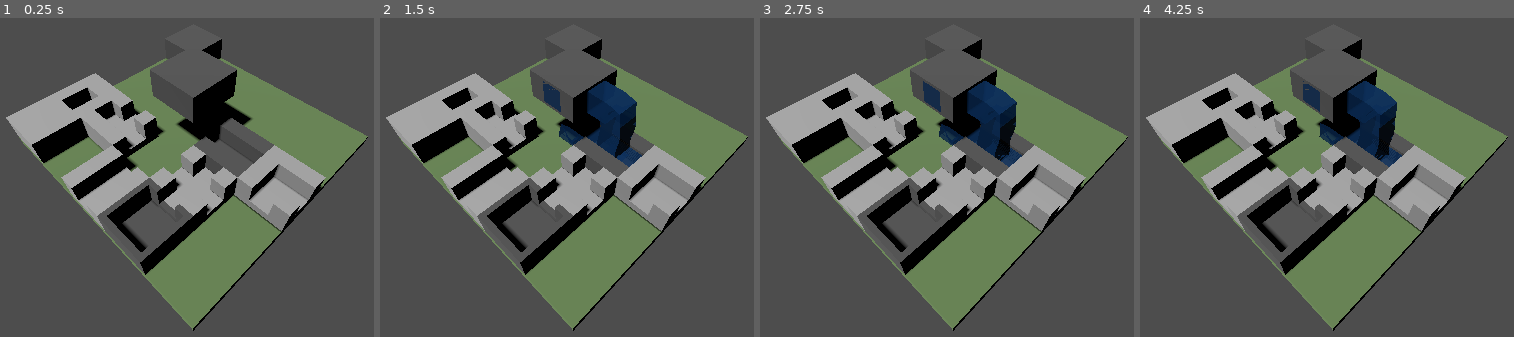
Above: before the commit, frames 1-4 (left to right).
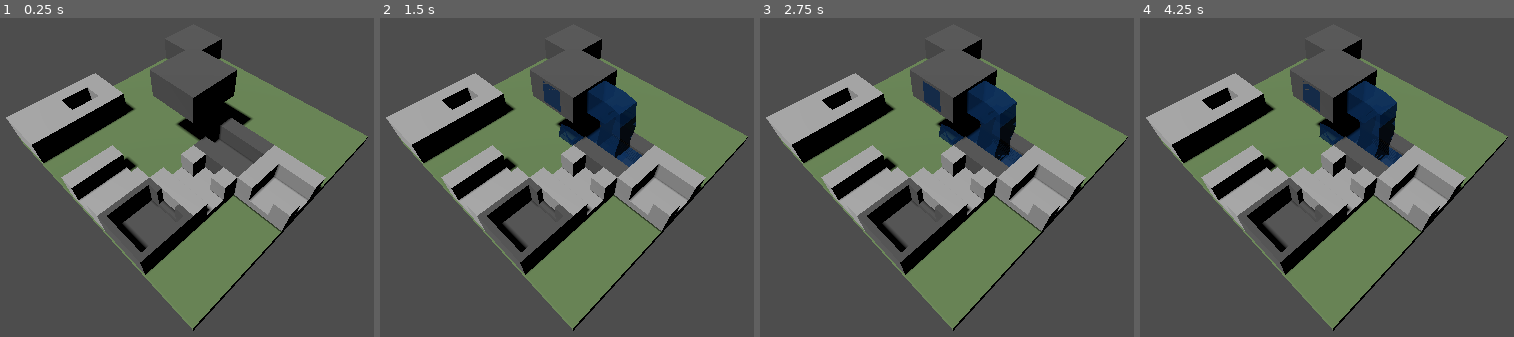
Above: after the commit, the same moments.

Repository: slc142/fountain-wolf
Game: Godot game, scene res://Scenes/Main.tscn
The game is run twice, just before and just after one commit, with the same random seed, the same clock (stepped at 60 frames per second) and the same inputs.
Inputs (mouse positions are in pixels of both pictures, inside the frame that each line leads up to):
- Up to frame 1 (0.25 s): no input
- Up to frame 2 (1.5 s): move the mouse to (750, 164) at 0.52 s; click (750, 164) at 0.67 s; drag from (413, 209) to (533, 276) at 1.27 s
- Up to frame 3 (2.75 s): tap Enter at 2 s; move the mouse to (1033, 88) at 2.02 s; click (1033, 88) at 2.17 s
- Up to frame 4 (4.25 s): drag from (1293, 276) to (outside the picture) at 2.77 s; move the mouse to (outside the picture) at 3.52 s; click (outside the picture) at 3.67 s

The runs differ from the first frame. In frame 1, 2.6% of the frame differs, in the area x 21-49%, y 23-61%; in frame 2, 2.6%; in frame 3, 2.6%; in frame 4, 2.6%.

Commit message:
Add partial flow recalculation

Diff:
--- a/Scenes/Main.tscn
+++ b/Scenes/Main.tscn
@@ -81,10 +81,11 @@
 grid_manager = NodePath("../GridManager")
 water_path_manager = NodePath("../WaterPathManager")
 
-[node name="InputHandler" type="Node3D" parent="." node_paths=PackedStringArray("grid_manager", "flow_controller", "camera")]
+[node name="InputHandler" type="Node3D" parent="." node_paths=PackedStringArray("grid_manager", "flow_controller", "level_manager", "camera")]
 script = ExtResource("5_pbw6q")
 grid_manager = NodePath("../GridManager")
 flow_controller = NodePath("../FlowController")
+level_manager = NodePath("../LevelManager")
 camera = NodePath("../Camera3D")
 drop_indicator_material = SubResource("StandardMaterial3D_frkhe")
 
--- a/Scripts/Core/FlowController.gd
+++ b/Scripts/Core/FlowController.gd
@@ -10,6 +10,7 @@
 var visited_coords: Array[Vector3i] = [] # Track coordinates visited by water
 var goal_reached: bool = false
 var total_animation_time: float = 0.0
+var flow_path: Array[Vector3i] = [] # Ordered path from source to end
 
 func calculate_flow(start_coord: Vector3i, start_direction: Vector3i):
 	water_path_manager.clear_paths()
@@ -47,9 +48,10 @@
 func _trace_branch(current_coord: Vector3i, entry_dir: Vector3i, current_points: Array, accumulated_delay: float):
 	var center_pos = grid_manager.grid_to_world(current_coord)
 
-	# Track visited coordinates
+	# Track visited coordinates and build flow path
 	if current_coord not in visited_coords:
 		visited_coords.append(current_coord)
+		flow_path.append(current_coord)
 
 	# Check if this is the goal position
 	var level_manager = get_node_or_null("../LevelManager")
@@ -202,3 +204,147 @@
 		branches = old_branches
 		visited_coords = old_visited
 		goal_reached = old_goal_reached
+
+func recalculate_flow_from_point(changed_coord: Vector3i):
+	"""Recalculate flow only from a specific point onward"""
+
+	# Find the changed coordinate in the current flow path
+	var changed_index = flow_path.find(changed_coord)
+	if changed_index == -1:
+		# if the piece is outside the flow path, then it will not change the flow, so don't recalculate
+		print("Changed coordinate ", changed_coord, " not in current flow path")
+		return
+
+	print("Recalculating flow from changed coordinate: ", changed_coord)
+
+	# For partial recalculation, we need to start from the coordinate BEFORE the changed one
+	# because the changed coordinate might be empty (piece was removed)
+	var recalc_coord = changed_coord
+	var recalc_entry_dir = Vector3i.DOWN  # Default entry direction
+
+	if changed_index > 0:
+		# Start from the previous coordinate in the path
+		recalc_coord = flow_path[changed_index - 1]
+		recalc_entry_dir = _get_entry_direction_for_coord(recalc_coord, changed_index - 1)
+		print("Recalculating from previous coordinate: ", recalc_coord, " with entry: ", recalc_entry_dir)
+
+	# Clear only the paths that come after the changed point and get entry direction
+	var entry_dir = _clear_paths_from_index(changed_index - 1)
+	if entry_dir == null:
+		print("Cannot determine entry direction - doing full recalculation")
+		calculate_full_flow()
+		return
+
+	# Recalculate flow from the recalculation coordinate
+	_trace_branch(recalc_coord, recalc_entry_dir, [], _get_delay_up_to_index(changed_index - 1))
+
+	# Recalculate animation time and create new paths
+	_recalculate_animation_time()
+	_create_flow_paths()
+
+func calculate_full_flow():
+	"""Perform full flow recalculation (original method)"""
+	var level_manager = get_node_or_null("../LevelManager")
+	if level_manager:
+		calculate_flow(level_manager.source_position, level_manager.source_direction)
+	else:
+		calculate_flow(Vector3i(0, 2, 0), Vector3i.FORWARD)
+
+func _clear_paths_from_index(start_index: int):
+	"""Clear flow path and branches from a specific index"""
+	print("=== DEBUG: _clear_paths_from_index called with start_index: ", start_index)
+	print("Current flow_path.size(): ", flow_path.size())
+	print("Current branches.size(): ", branches.size())
+
+	if start_index >= 0 and start_index < flow_path.size():
+		# Store entry direction before clearing the path
+		var entry_dir = _get_entry_direction_for_coord(flow_path[start_index], start_index)
+
+		# Clear visited_coords for coordinates that are being removed from flow_path
+		# This allows them to be re-added during recalculation
+		var coords_to_remove = flow_path.slice(start_index)
+		for coord in coords_to_remove:
+			visited_coords.erase(coord)
+
+		# Clear only the part of the path that comes after the changed point
+		flow_path = flow_path.slice(0, start_index)
+		print("After truncation, flow_path.size(): ", flow_path.size())
+
+		# Clear only the water paths that come after the changed point
+		water_path_manager.remove_paths_from_index(start_index, branches.size())
+
+		# Clear branches that correspond to removed path segments
+		var branches_to_remove = []
+		for i in range(branches.size()):
+			var branch = branches[i]
+			# Check if this branch contains any coordinate from the removed flow path segment
+			var should_remove = false
+			for point in branch["points"]:
+				if point is Dictionary:
+					var point_coord = grid_manager.world_to_grid(point["pos"])
+					# Remove if this point was in the part of flow_path that was truncated
+					if point_coord in coords_to_remove:
+						should_remove = true
+						break
+
+			if should_remove:
+				branches_to_remove.append(i)
+				print("Marking branch ", i, " for removal (contains removed coordinate)")
+
+		print("Branches to remove: ", branches_to_remove)
+
+		# Remove branches in reverse order to maintain indices
+		for i in range(branches_to_remove.size() - 1, -1, -1):
+			var branch_index = branches_to_remove[i]
+			branches.remove_at(branch_index)
+			print("Removed branch at index ", branch_index)
+
+		print("After removal, branches.size(): ", branches.size())
+
+		# Return the stored entry direction for use in recalculation
+		return entry_dir
+
+	return null
+
+func _get_entry_direction_for_coord(coord: Vector3i, index: int) -> Vector3i:
+	"""Get the entry direction for a coordinate in the flow path"""
+	if index == 0:
+		# This is the source coordinate
+		var level_manager = get_node_or_null("../LevelManager")
+		return level_manager.source_direction if level_manager else Vector3i.FORWARD
+
+	# Entry direction is from the previous coordinate in the path
+	var prev_coord = flow_path[index - 1]
+	return coord - prev_coord
+
+func _get_delay_up_to_index(index: int) -> float:
+	"""Get the accumulated delay up to a specific index in the flow path"""
+	return index * delay_factor
+
+func _recalculate_animation_time():
+	"""Recalculate total animation time for current branches"""
+	total_animation_time = 0.0
+	for b in branches:
+		var path_length = 0.0
+		if b["points"].size() >= 2:
+			# Calculate approximate path length
+			for i in range(1, b["points"].size()):
+				var prev_pos = b["points"][i-1]["pos"] if b["points"][i-1] is Dictionary else b["points"][i-1]
+				var curr_pos = b["points"][i]["pos"] if b["points"][i] is Dictionary else b["points"][i]
+				path_length += prev_pos.distance_to(curr_pos)
+
+		var flow_duration = path_length / 2.0  # Same as in WaterPathManager
+		var total_time = b["delay"] + flow_duration
+		if total_time > total_animation_time:
+			total_animation_time = total_time
+
+func _create_flow_paths():
+	"""Create flow paths from current branches"""
+	for b in branches:
+		water_path_manager.create_flow_branch(b["points"], b["delay"])
+
+	# Always start the victory check timer
+	if goal_reached:
+		_start_victory_check_timer()
+	else:
+		print("Goal not reached. Flow calculation complete.")
--- a/Scripts/Core/InputHandler.gd
+++ b/Scripts/Core/InputHandler.gd
@@ -91,6 +91,13 @@
 			dragged_piece_data = grid_manager.grid[coord]
 			grid_manager.grid.erase(coord)
 
+			# Recalculate flow immediately when piece is picked up
+			if level_manager:
+				level_manager.recalculate_flow(selected_coord)
+			else:
+				# Fallback to hardcoded values if LevelManager not set
+				flow_controller.calculate_flow(Vector3i(0,2,0), Vector3i.FORWARD)
+
 			# Visual feedback: Lift piece slightly
 			dragged_piece_data["node"].position.y += 0.5
 
@@ -101,6 +108,7 @@
 	if not is_dragging: return
 
 	var ray_result = shoot_ray()
+	var placed_coord = null
 	if ray_result:
 		var target_coord = grid_manager.world_to_grid(ray_result.position)
 
@@ -109,6 +117,7 @@
 			# Place piece at new location
 			dragged_piece_data["node"].position = grid_manager.grid_to_world(target_coord)
 			grid_manager.grid[target_coord] = dragged_piece_data
+			placed_coord = target_coord
 			print("placed at:", target_coord)
 		else:
 			# Find the highest occupied position at this X,Z coordinate
@@ -123,6 +132,7 @@
 			dragged_piece_data["node"].position = grid_manager.grid_to_world(top_coord)
 			grid_manager.grid[top_coord] = dragged_piece_data
 			print("placed on top at:", top_coord)
+			placed_coord = top_coord
 	else:
 		# return the piece to its original location
 		dragged_piece_data["node"].position = grid_manager.grid_to_world(selected_coord)
@@ -138,7 +148,9 @@
 
 	# Recalculate flow whenever a piece is moved
 	if level_manager:
-		level_manager.recalculate_flow()
+		# Use the target coordinate for partial recalculation
+		if ray_result:
+			level_manager.recalculate_flow(placed_coord)
 	else:
 		# Fallback to hardcoded values if LevelManager not set
 		flow_controller.calculate_flow(Vector3i(0,2,0), Vector3i.FORWARD)
--- a/Scripts/Core/LevelManager.gd
+++ b/Scripts/Core/LevelManager.gd
@@ -46,9 +46,14 @@
 	"""Get current goal position and direction"""
 	return {"position": goal_position, "direction": goal_direction}
 
-func recalculate_flow():
-	"""Recalculate flow from current source position"""
-	flow_controller.calculate_flow(source_position, source_direction)
+func recalculate_flow(from_coord: Vector3i = Vector3i(-999, -999, -999)):
+	"""Recalculate flow from source or from a specific coordinate"""
+	if from_coord != Vector3i(-999, -999, -999):
+		# Partial recalculation from specific coordinate
+		flow_controller.recalculate_flow_from_point(from_coord)
+	else:
+		# Full recalculation from source
+		flow_controller.calculate_flow(source_position, source_direction)
 
 func check_win_condition() -> bool:
 	"""Check if water reaches the goal piece"""
--- a/Scripts/Core/Main.gd
+++ b/Scripts/Core/Main.gd
@@ -47,8 +47,8 @@
 	# Add piece placements to level
 	level.add_piece_placement(Vector3i(1,0,0), straight_x_fixed)  # Another straight X
 	level.add_piece_placement(Vector3i(2,0,0), turn)  # Turn piece
-	level.add_piece_placement(Vector3i(-1,0,1), t_piece)  # T-piece
-	level.add_piece_placement(Vector3i(1,0,1), cross_piece)  # Cross piece
+	level.add_piece_placement(Vector3i(1,0,1), t_piece)  # T-piece
+	# level.add_piece_placement(Vector3i(1,0,1), cross_piece)  # Cross piece
 	level.add_piece_placement(Vector3i(-2,0,2), block_piece)  # Block
 	level.add_piece_placement(Vector3i(-2,0,1), one_exit_piece)  # One-exit
 	level.add_piece_placement(Vector3i(0,0,2), straight_z)  # Straight Z for testing
--- a/Scripts/Core/WaterPathManager.gd
+++ b/Scripts/Core/WaterPathManager.gd
@@ -9,6 +9,61 @@
 	for p in active_paths:
 		p.queue_free()
 	active_paths.clear()
+
+func remove_paths_from_index(start_index: int, total_branches: int):
+	"""Remove only paths that correspond to branches from a specific index"""
+	print("=== DEBUG: remove_paths_from_index called ===")
+	print("start_index: ", start_index)
+	print("active_paths.size(): ", active_paths.size())
+
+	# Get reference to FlowController to access branch information
+	var flow_controller = get_node_or_null("../FlowController")
+	if not flow_controller:
+		print("Warning: Cannot access FlowController for selective path removal")
+		return
+
+	var branches = flow_controller.branches
+	print("branches.size(): ", branches.size())
+
+	var paths_to_remove = []
+
+	# Find which branches should be removed based on their delay
+	# Branches are stored in order, so we can match them to paths
+	var branch_index = 0
+	var path_index = 0
+
+	while branch_index < branches.size() and path_index < active_paths.size():
+		var _branch = branches[branch_index]
+
+		# Check if this branch should be removed
+		if branch_index >= start_index:
+			# Remove both mesh and path_node for this branch
+			if path_index < active_paths.size():
+				paths_to_remove.append(active_paths[path_index])  # mesh
+				print("Marking path[", path_index, "] for removal (branch ", branch_index, ")")
+			if path_index + 1 < active_paths.size():
+				paths_to_remove.append(active_paths[path_index + 1])  # path_node
+				print("Marking path[", path_index + 1, "] for removal (branch ", branch_index, ")")
+
+		branch_index += 1
+		path_index += 2  # Each branch creates 2 paths
+
+	# Remove all paths that come after the last valid branch
+	while path_index < active_paths.size():
+		paths_to_remove.append(active_paths[path_index])
+		print("Marking extra path[", path_index, "] for removal")
+		path_index += 1
+
+	print("Total paths to remove: ", paths_to_remove.size())
+
+	# Remove the identified paths
+	for path in paths_to_remove:
+		path.queue_free()
+		active_paths.erase(path)
+
+	print("Removed ", paths_to_remove.size(), " paths starting from branch index ", start_index)
+	print("Remaining active_paths: ", active_paths.size())
+	print("=== END DEBUG ===")
 
 func create_flow_branch(points: Array, start_delay: float):
 	if points.size() < 2: return # Can't make a curve with 1 point
Not shown, changed: bugs.md
